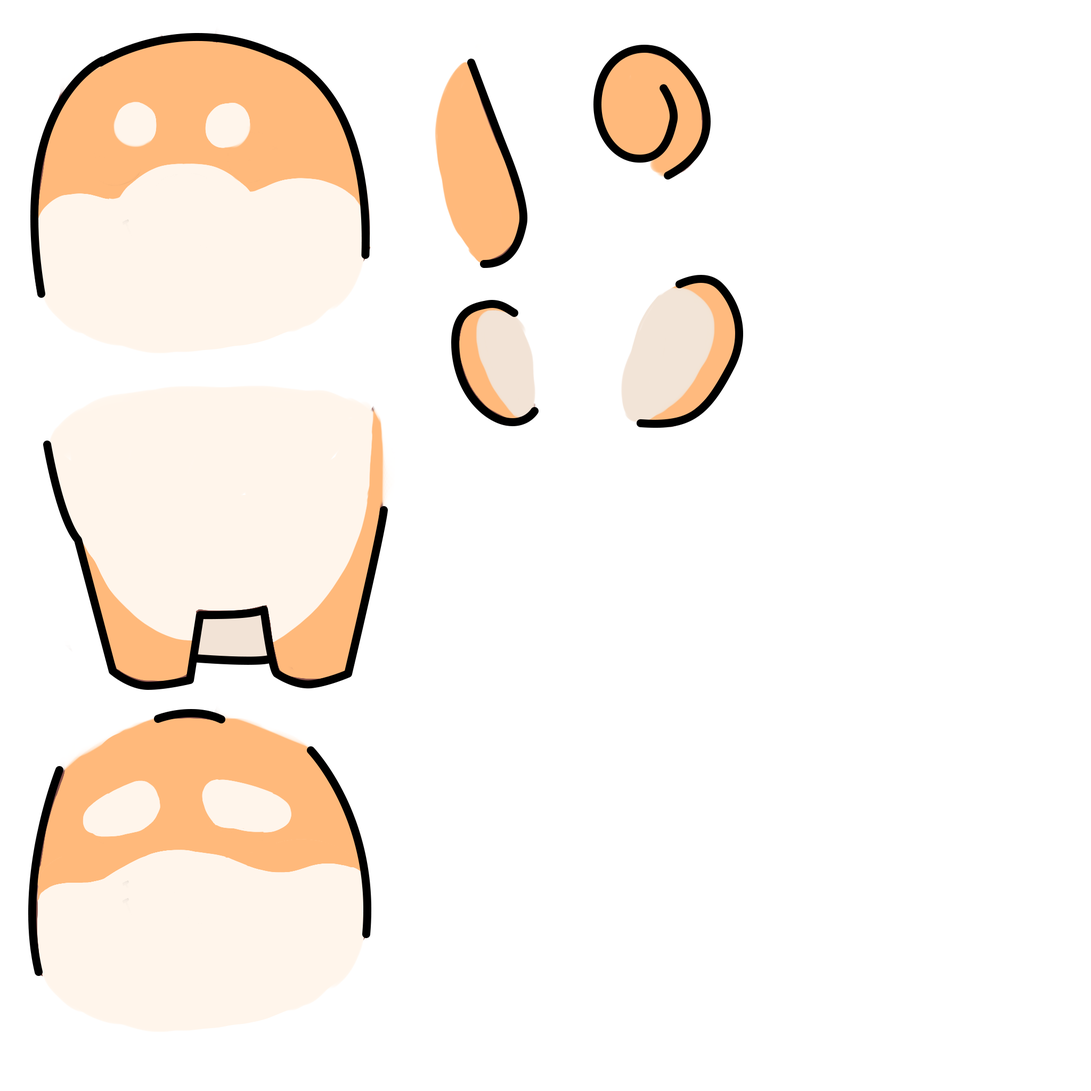
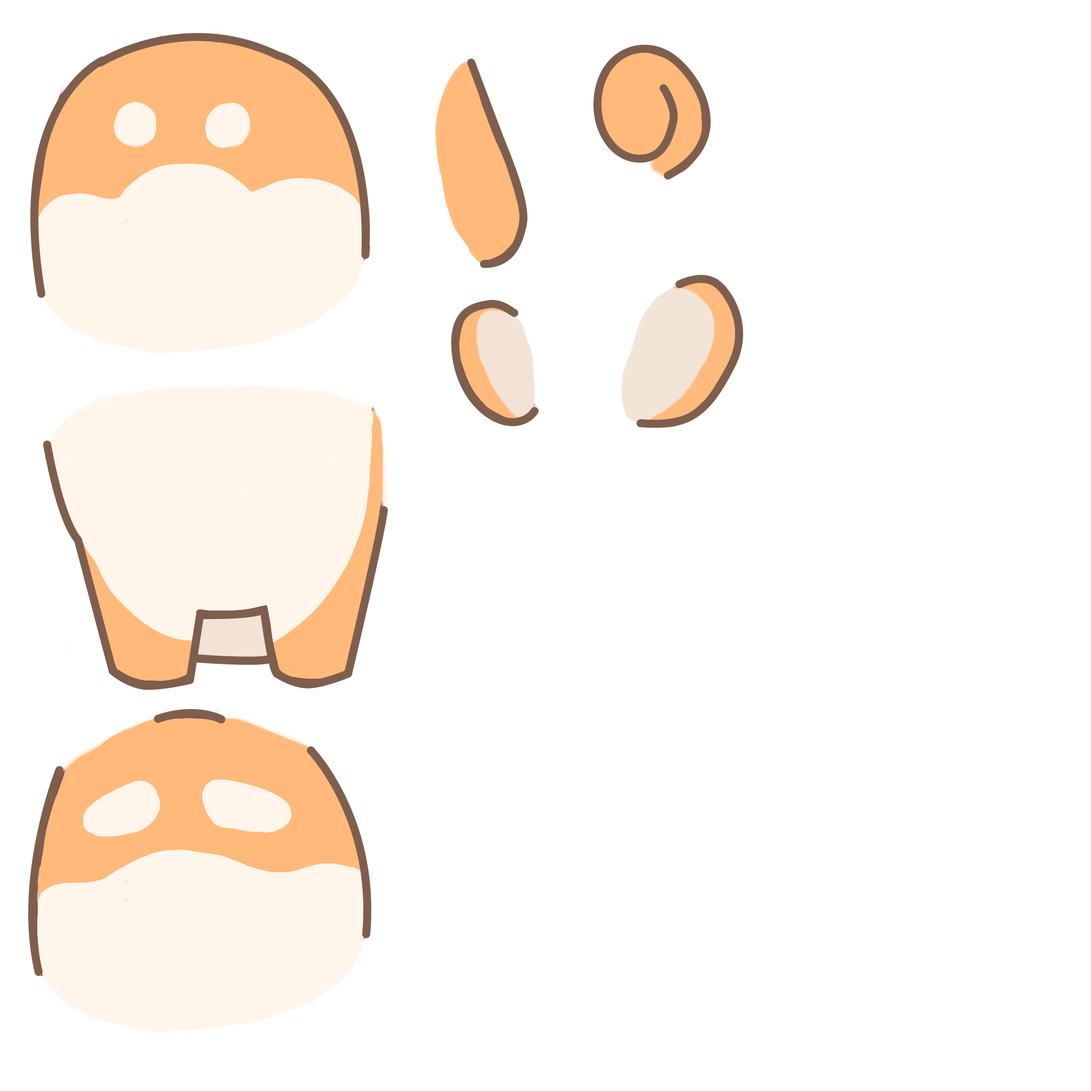
The second 1091 × 1091 image is a revision of the first. Changes to its layers:
painted on "Shape 6" over [left=636, top=275, right=744, bottom=428]
painted on "Shape 5" over [left=593, top=44, right=711, bottom=180]
painted on "Shape 4" over [left=467, top=58, right=528, bottom=269]
painted on "Shape 7" over [left=451, top=300, right=539, bottom=427]
painted on "Shape 3" over [left=30, top=56, right=107, bottom=298]
painted on "Shape 2" over [left=274, top=51, right=370, bottom=260]
painted on "Shape 1" over [left=96, top=33, right=282, bottom=67]
painted on "Shape 12" over [left=306, top=746, right=372, bottom=939]
painted on "Shape 11" over [left=154, top=709, right=226, bottom=724]
painted on "Shape 10" over [left=28, top=766, right=64, bottom=977]
painted on "Shape 9" over [left=190, top=654, right=275, bottom=666]
painted on "Shape 8" over [left=43, top=440, right=388, bottom=691]
